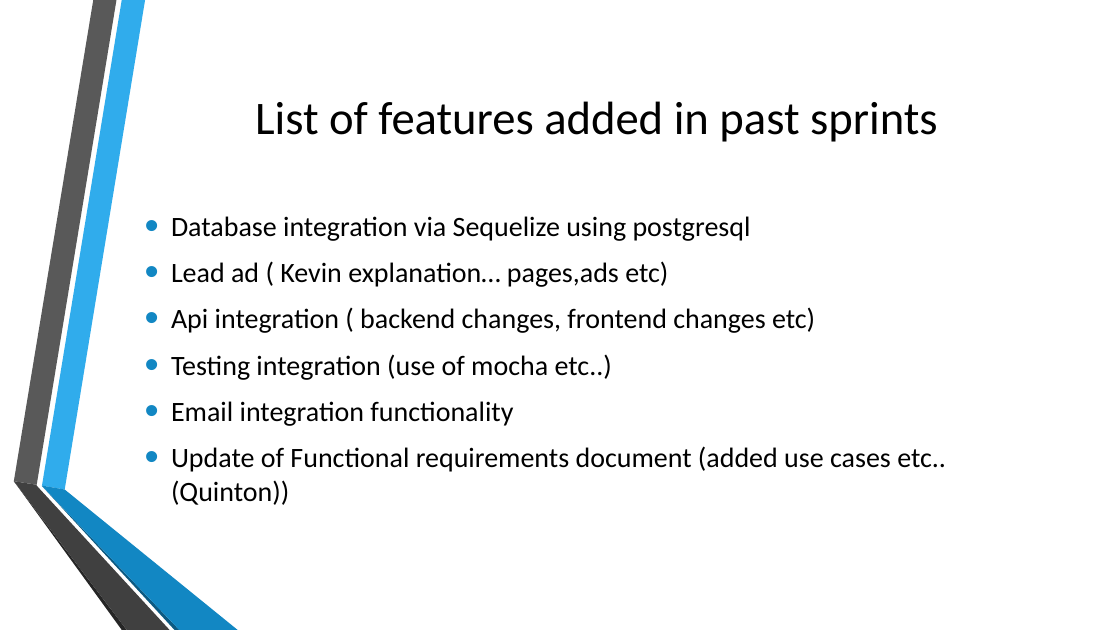
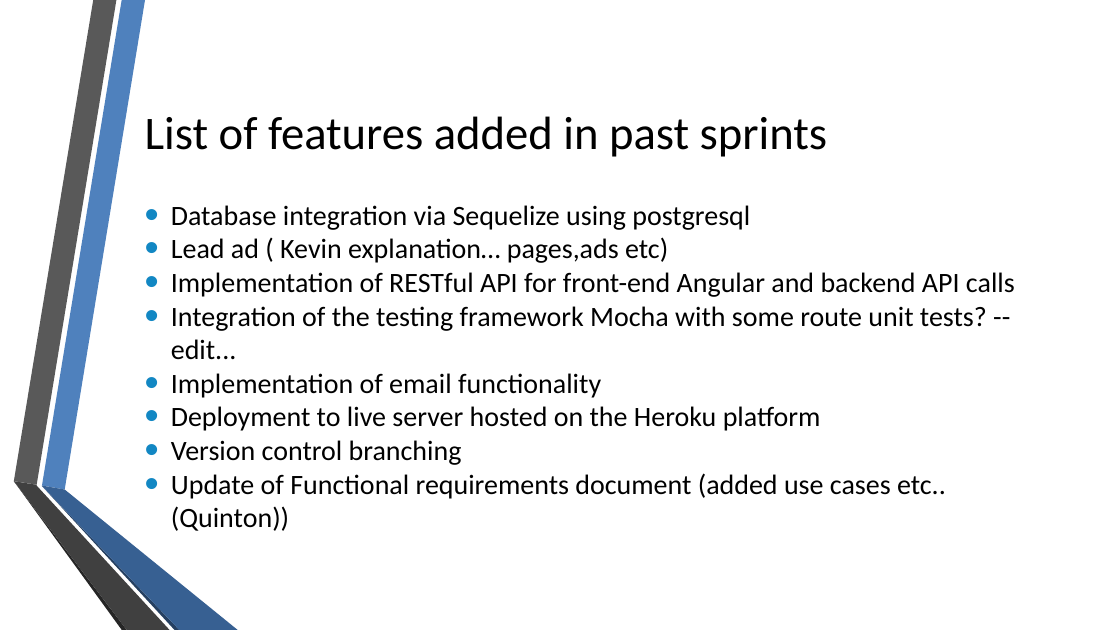
Before and after one commit to quintonweenink/ValknutSolutions, a slide deck: slide 7 of Documentation/Demo/Demo_02.pptx (slide 8 before the commit). Drawn at 1120x630 pixels with LibreOffice and Linux fonts; fonts in the diff are those of the drawing; background and template pictures are left out. Boxes give left, top, right and bottom in pixels: in the first picture for what was removed or moved away, otherwise in the second. Text is boxed around its words. In the diff, an @@ line names an element or a change of style, - is before the commit and + after.

Commit message:
Updated demo slides with images and bullet points (Burndown, Issues, Features)

```diff
--- a/Documentation/Demo/Demo_02.pptx
+++ b/Documentation/Demo/Demo_02.pptx
@@ freeform shape at bbox=[42, 0, 145, 490]: fill #30ACEC to #4F81BD @@
@@ text "List of features added in ..." at bbox=[145, 116, 827, 157]: alignment centre to left @@
@@ text at bbox=[171, 206, 946, 531]: less space between paragraphs @@
@@ text at bbox=[171, 272, 1015, 465]: text changed @@
-• Api integration ( backend changes, frontend changes etc)
-• Testing integration (use of mocha etc..)
-• Email integration functionality
+• Implementation of RESTful API for front-end Angular and backend API calls
+• Integration of the testing framework Mocha with some route unit tests? -- edit...
+• Implementation of email functionality
+• Deployment to live server hosted on the Heroku platform
+• Version control branching
@@ freeform shape at bbox=[42, 486, 238, 630]: fill #1287C3 to #376092; outline redrawn @@
@@ freeform shape at bbox=[42, 486, 179, 630]: fill #0C5A82 to #254061; outline redrawn @@
```
Also in this commit, not shown: 4 other slides changed, 2 slides added, 3 slides removed.
